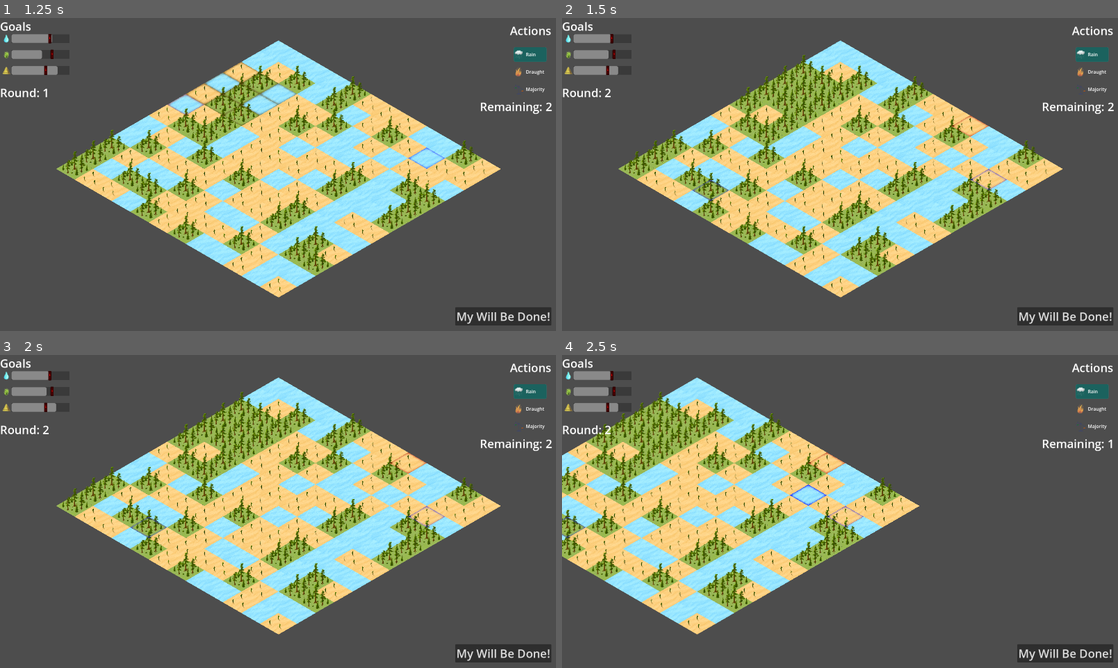
Above: before the commit, frames 1-4 (two rows, left to right).
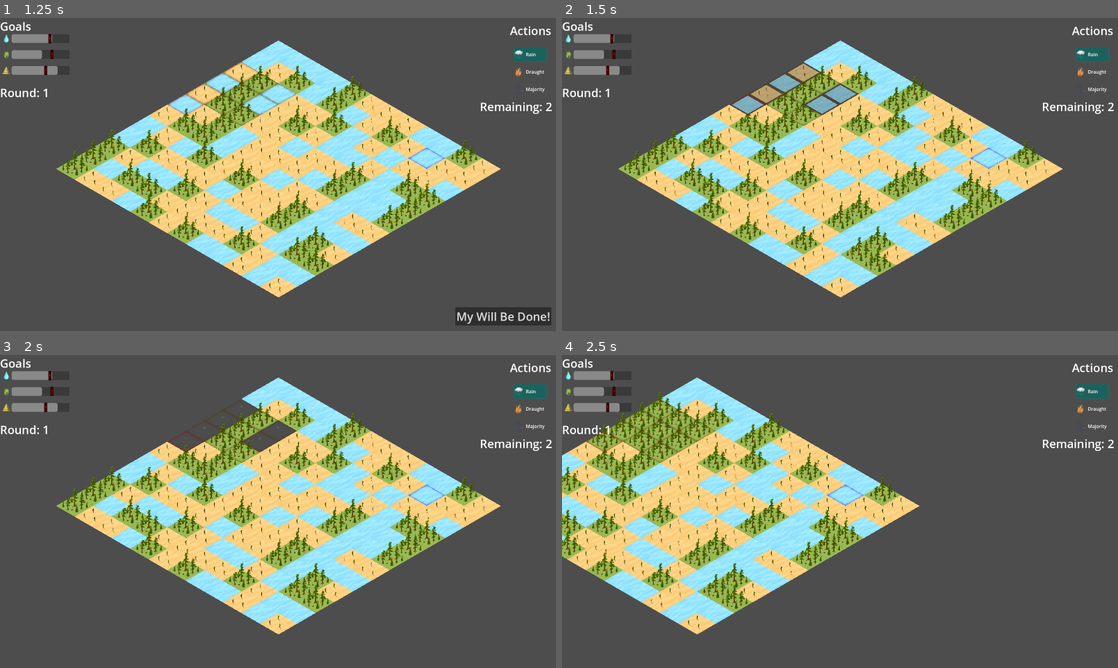
Above: after the commit, the same moments.

Repository: matouseek/game_jam_24
Game: Godot game, scene res://scenes/game.tscn
Same seed, same stepped clock (60 frames per second), same inputs: the game is played once before the commit and once after it. The engine's default icon, where the game draws it, is replaced by a stand-in: a white triangle on a blue panel in a dark square.
Inputs (mouse positions are in pixels of both pictures, inside the frame that each line leads up to):
- Up to frame 1 (1.25 s): click "My Will Be Done!" at 0.5 s
- Up to frame 2 (1.5 s): click "My Will Be Done!" at 1.25 s
- Up to frame 3 (2 s): no input
- Up to frame 4 (2.5 s): tap Enter at 2 s; move the mouse to (962, 495) at 2.02 s; press the mouse at (962, 495) at 2.03 s; hold D (right) from 2.03 s (still down)

Frame 1 is identical in both runs. In frame 2, 2.8% of the frame differs, in the area x 7-100%, y 5-99%; in frame 3, 2.8%; in frame 4, 1.6%.

Commit message:
Add tile tweening

Diff:
--- a/scenes/game.tscn
+++ b/scenes/game.tscn
@@ -12,6 +12,3 @@
 [node name="Camera2D" type="Camera2D" parent="Environment"]
 position = Vector2(500, 3700)
 scale = Vector2(5, 5)
-
-[node name="Timer" type="Timer" parent="."]
-wait_time = 3.0
--- a/scripts/environment.gd
+++ b/scripts/environment.gd
@@ -127,29 +127,74 @@
 
 func tween_out_tile(coord: Vector2i) -> void:
 	var tilemaplayer: TileMapLayer = $TileMapLayer
-	var texture: Texture = get_cell_texture(tilemaplayer, coord)
+	var texture: Texture2D = get_cell_texture(tilemaplayer, coord)
 
 	var sprite: Sprite2D = Sprite2D.new()
 	sprite.texture = texture
 	sprite.position = tilemaplayer.map_to_local(coord)
+	if texture.get_height() > 600:
+		sprite.position.y -= 100
 	sprite.scale = Vector2(1, 1)
-	sprite.modulate = Color(1,0,0)
 	sprite.name = "SpriteToTween"
 	add_child(sprite, true)
 
+	$TileMapLayer.set_cell(coord, -1, Vector2i(0,0))
+
 	var tween: Tween = create_tween()
-	tween.tween_property($SpriteToTween, "scale", Vector2(0,0), 1).set_trans(Tween.TRANS_SPRING)
+	tween.parallel().tween_property($SpriteToTween, "scale", Vector2(0,0), 0.5).set_trans(Tween.TRANS_SPRING)
+	tween.parallel().tween_property($SpriteToTween, "modulate:a", 0, 0.5).set_ease(Tween.EASE_IN_OUT)
 	tween.tween_callback($SpriteToTween.queue_free)
+	tween.tween_callback(tween_in_tile.bind(coord))
 	sprite.name = "TweeningSprite"
 
 func get_cell_texture(tilemaplayer: TileMapLayer, coord: Vector2i) -> Texture:
 	var cell_id: int = tilemaplayer.get_cell_source_id(coord)
 	var source: TileSetAtlasSource = tilemaplayer.tile_set.get_source(cell_id) as TileSetAtlasSource
 
-	var atlas_coord = tilemaplayer.get_cell_atlas_coords(coord)
-
-	var rect = source.get_tile_texture_region(atlas_coord)
 	var img: Image = source.texture.get_image()
-	var tile_image = img.get_region(rect)
-
-	return ImageTexture.create_from_image(tile_image)
+
+	return ImageTexture.create_from_image(img)
+
+func tween_tilemap(old_terrain: Array, new_terrain: Array) -> void:
+	for i in range(ENV_SIZE):
+		for j in range(ENV_SIZE):
+			var old_type: G.TileTypes = old_terrain[i][j].type
+			var new_type: G.TileTypes = new_terrain[i][j].type
+			if old_type == new_type: continue
+			tween_out_tile(Vector2i(i, j))
+
+
+func get_terrain_copy() -> Array:
+	var ar: Array = []
+	for i in range(ENV_SIZE):
+		var row: Array[WorldTile] = []
+		for j in range(ENV_SIZE):
+			row.append(WorldTile.new(terrain[i][j].type, terrain[i][j].tier))
+		ar.append(row)
+	return ar
+
+func tween_in_tile(coord: Vector2i) -> void:
+	var tilemaplayer: TileMapLayer = $TileMapLayer
+
+	var source: TileSetAtlasSource = tilemaplayer.tile_set.get_source(terrain[coord.x][coord.y].type) as TileSetAtlasSource
+
+	var img: Image = source.texture.get_image()
+
+	var texture: Texture = ImageTexture.create_from_image(img)
+
+	var sprite: Sprite2D = Sprite2D.new()
+	sprite.texture = texture
+	sprite.position = tilemaplayer.map_to_local(coord)
+	if texture.get_height() > 600:
+		sprite.position.y -= 100
+	sprite.scale = Vector2(0, 0)
+	sprite.name = "SpriteToTween"
+	sprite.modulate.a = 0
+	add_child(sprite, true)
+
+	var tween: Tween = create_tween()
+	tween.parallel().tween_property($SpriteToTween, "scale", Vector2(1,1), 0.5).set_trans(Tween.TRANS_SPRING)
+	tween.parallel().tween_property($SpriteToTween, "modulate:a", 1, 0.5).set_ease(Tween.EASE_IN_OUT)
+	tween.tween_callback($SpriteToTween.queue_free)
+	tween.tween_callback($TileMapLayer.set_cell.bind(Vector2i(0,0)).bind(terrain[coord.x][coord.y].type).bind(coord))
+	sprite.name = "TweeningSprite"
--- a/scripts/game_manager.gd
+++ b/scripts/game_manager.gd
@@ -36,26 +36,37 @@
 
 func _on_will_done() -> void:
 
+	var terrain_copy: Array = env.get_terrain_copy()
+
 	PS.is_player_turn = false
 	HUD.set_will_be_done_visibility(false)
+
+	print("Process player selection")
+	process_used_effects()
+
+	if not env.used_effects.is_empty():
+		env.tween_tilemap(terrain_copy, env.terrain)
+		await get_tree().create_timer(2.0).timeout
+
+	terrain_copy = env.get_terrain_copy()
 
 	print("Process fuck ups")
 	process_fuck_ups()
 
-	print("Process player selection")
-	process_used_effects()
-	env.render_map()
+	if not env.fuck_up_effects.is_empty():
+		env.tween_tilemap(terrain_copy, env.terrain)
+		await get_tree().create_timer(2.0).timeout
 
 	env.calc_distribution()
 	update_round_count()
 
+	env.clear_effects_visuals()
+
 	print("Clear board")
-	env.clear_effects_visuals()
 	env.reset_effects()
 
 	print("Add fuck ups for next round")
 	add_fuck_ups()
-	env.render_map()
 	# now wait for player to make selection and then press will be done
 
 	HUD.set_will_be_done_visibility(true)
@@ -97,7 +108,6 @@
 	var tile: G.TileTypes = env.terrain[rain_effect.source_coord.x][rain_effect.source_coord.y].type
 	match tile:
 		G.TileTypes.DESERT:
-			env.tween_out_tile(rain_effect.source_coord)
 			env.terrain[rain_effect.source_coord.x][rain_effect.source_coord.y].type = G.TileTypes.MEADOW
 		G.TileTypes.MEADOW:
 			env.terrain[rain_effect.source_coord.x][rain_effect.source_coord.y].type = G.TileTypes.WATER
